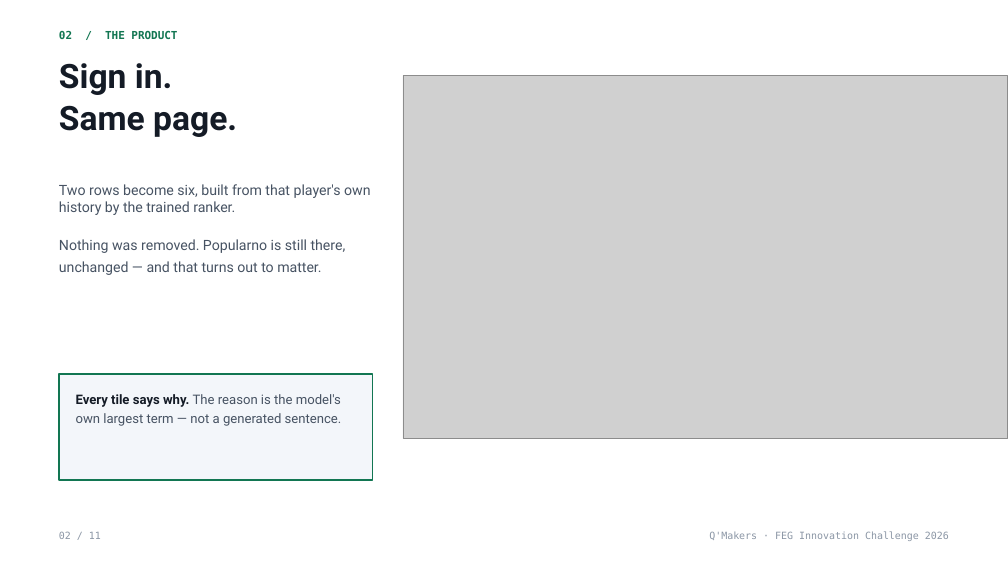
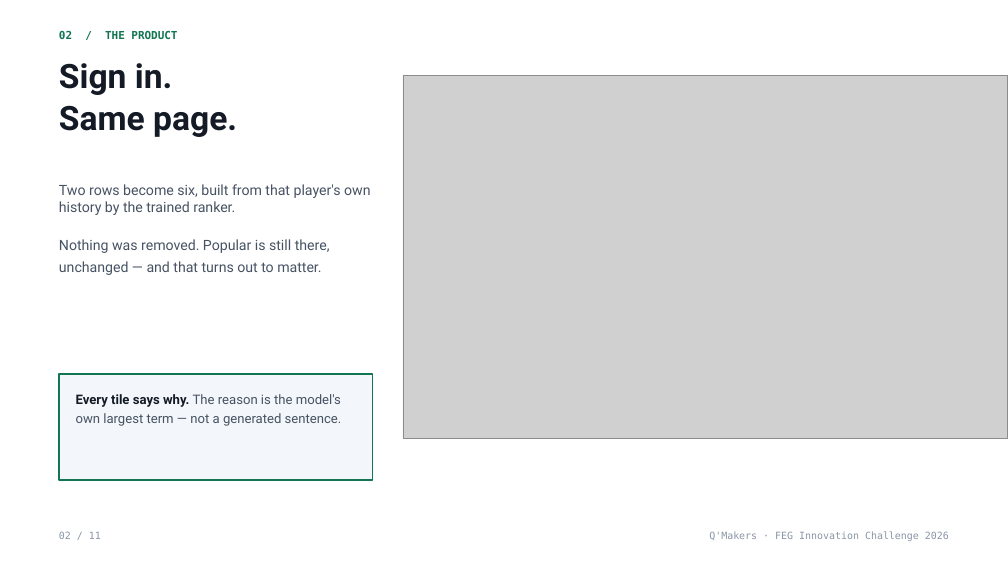
Before and after one commit to roshan5619/FEG_Hackathon, a slide deck: slide 3 of demo/presentation/QMakers_PSK_Deck.pptx. Drawn at 1008x567 pixels with LibreOffice and Linux fonts; fonts in the diff are those of the drawing; grey boxes stand for pictures. Boxes give left, top, right and bottom in pixels: in the first picture for what was removed or moved away, otherwise in the second. Text is boxed around its words. In the diff, an @@ line names an element or a change of style, - is before the commit and + after.

```diff
--- a/demo/presentation/QMakers_PSK_Deck.pptx
+++ b/demo/presentation/QMakers_PSK_Deck.pptx
@@ text at <box>59,184,370,275</box>: text changed @@
-Two rows become six, built from that player's own history by the trained ranker.
-Nothing was removed. Popularno is still there, unchanged — and that turns out to matter.
+Two rows become six, built from that player's own history by the trained ranker.
+Nothing was removed. Popular is still there, unchanged — and that turns out to matter.
```
Also in this commit, not shown: 2 other slides changed, 19 other files.
